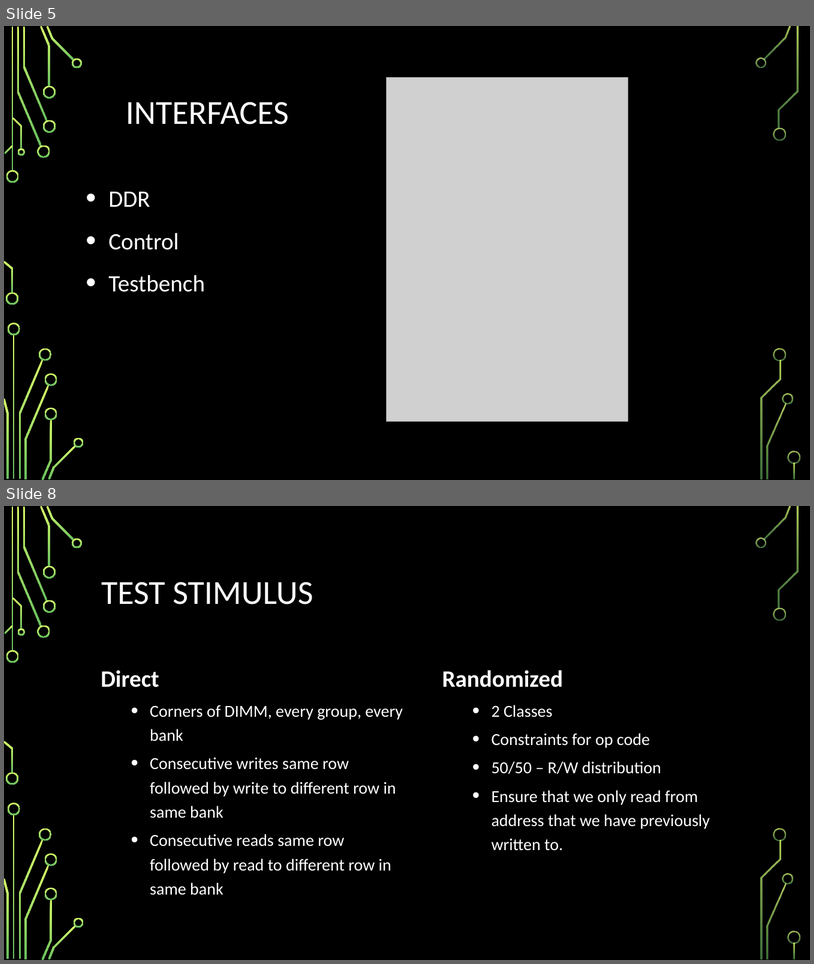
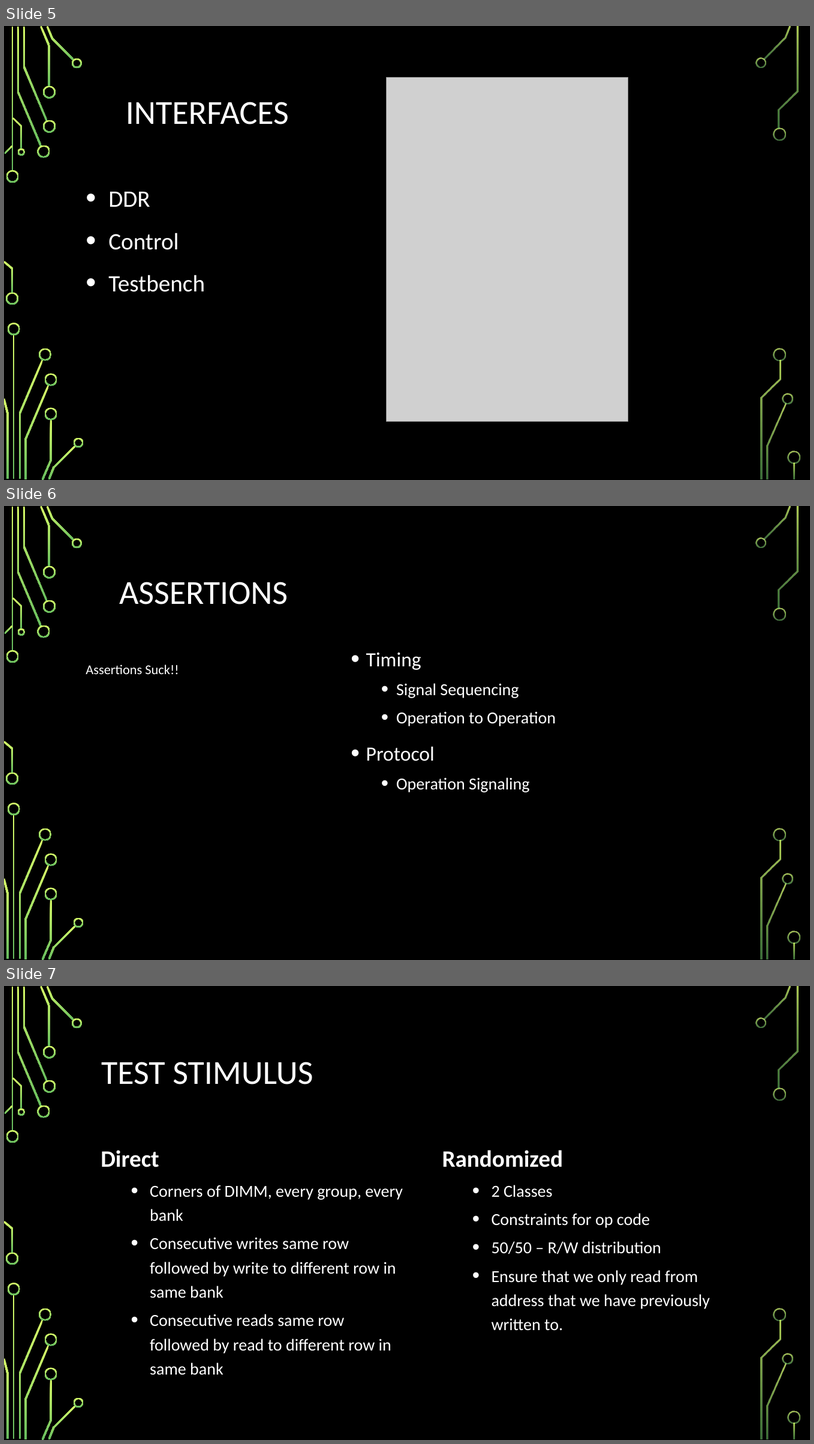
Before and after one commit to bhunt2/DDR4Sim, a slide deck: Design/DDR4 Simulation Presentation.pptx. Shown one above the other, each under a label of ours: slides 5 and 8 before the commit, slides 5, 6 and 7 after it; the slides between them are not shown. The pictures are 814x964 and 814x1444 pixels, drawn with LibreOffice and Linux fonts; fonts in the diff are those of the drawing; grey boxes stand for pictures; background and template pictures are left out. Boxes give left, top, right and bottom in pixels: in the first picture for what was removed or moved away, otherwise in the second. Text is boxed around its words. In the diff, an @@ line names an element or a change of style, - is before the commit and + after.

```diff
--- a/Design/DDR4 Simulation Presentation.pptx
+++ b/Design/DDR4 Simulation Presentation.pptx
@@ slide 6 added at <box>4,506,810,960</box>, background picture (left out); not listed: 36 template elements that a slide beside it also shows @@
@@ title added at <box>119,582,288,604</box>, 40 pt, text #FFFFFF @@
+ASSERTIONS
@@ text added at <box>86,664,179,674</box>, 16 pt, text #FFFFFF @@
+Assertions Suck!!
@@ text added at <box>366,652,556,792</box>, 20 pt, text #FFFFFF @@
+• Timing
+  • Signal Sequencing
+  • Operation to Operation
+• Protocol
+  • Operation Signaling
@@ what was slide 8 is now slide 7 @@
```
Also in this commit, not shown: 3 slides changed, 1 other slide added, 2 slides removed, 2 other files.
